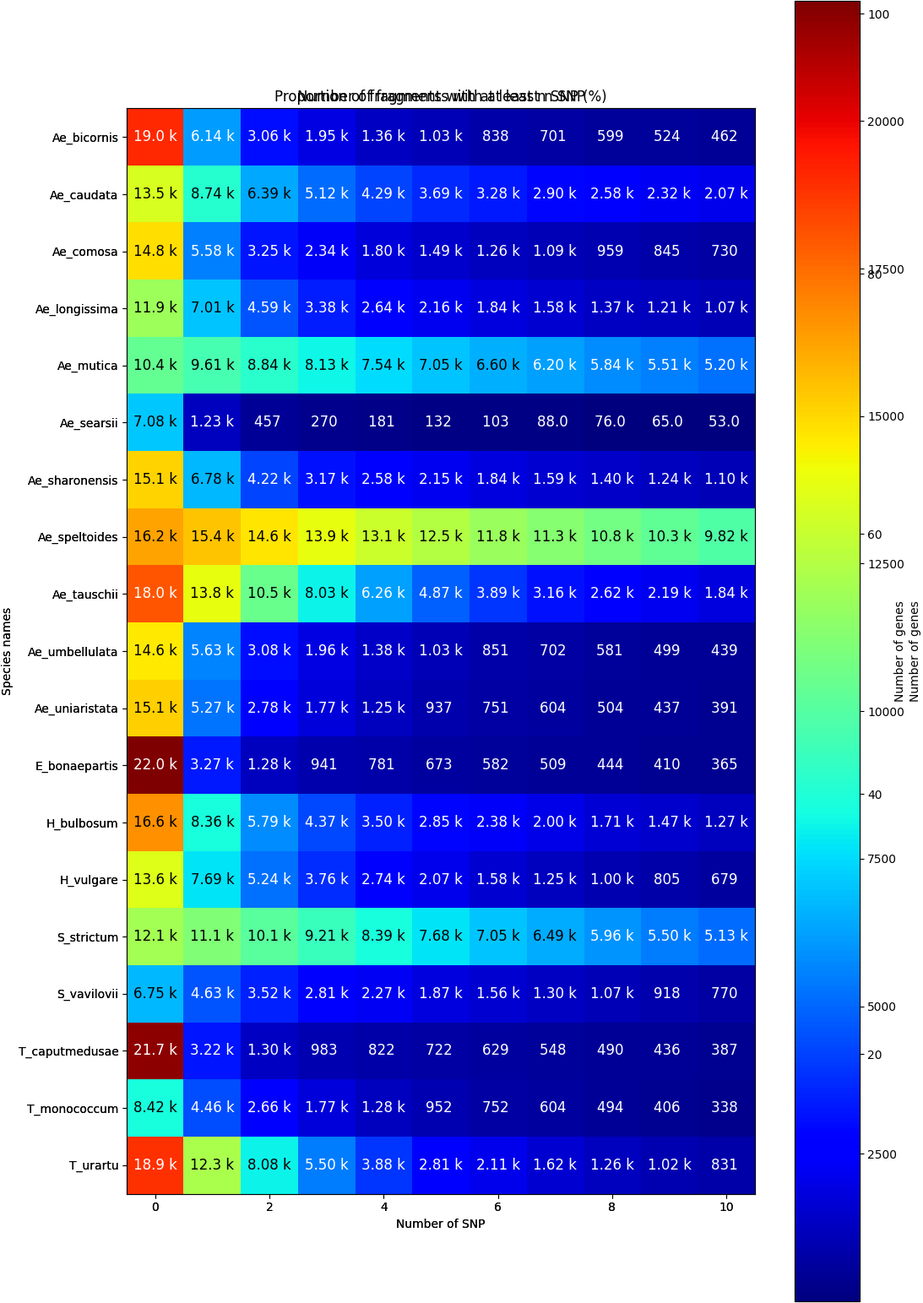
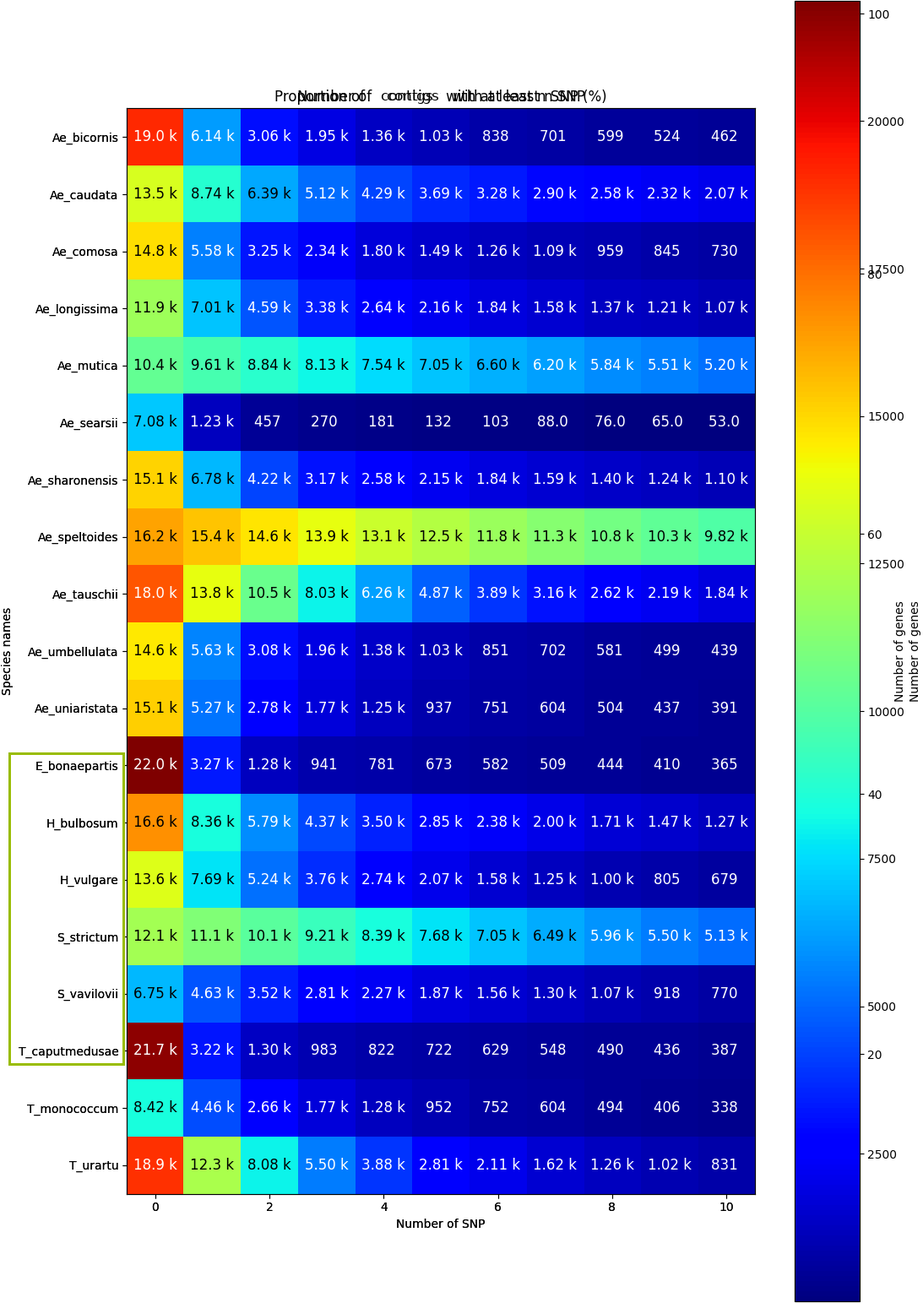
Before/after of a 923 x 1303 layered artwork. What changed in the layer stack:
added layer "Outgroups" above "Classique" over [8, 752, 126, 1067]
added group "Classique" with 2 layers above "Percent" over [8, 89, 449, 1067]
added layer "contigs #1" in group "Classique" over [386, 89, 440, 104]
added layer "Copie de Classic_Heatmap_global.png" in group "Classique" over [8, 89, 449, 1067]
added group "Percent" with 2 layers above "Old" over [8, 89, 449, 1067]
added layer "contigs" in group "Percent" over [380, 89, 434, 104]
added layer "Copie de Percent_Heatmap_global.png" in group "Percent" over [8, 89, 449, 1067]
hid "Classic_Heatmap_global.png", moved it into group "Old" over [8, 89, 449, 1067]
hid "Percent_Heatmap_global.png", moved it into group "Old" over [8, 89, 449, 1067]
